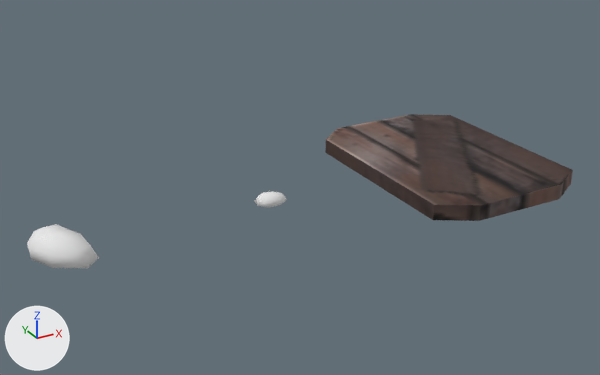
What one commit did to the Blender file one/assets/3D/source/assets.blend.
One viewpoint serves both versions: a 50 mm camera at (-2.19, -6.37, 3.24) aimed at (1.32, 0.02, 0.05). Lighting does not change. The marker at lower left points along +X, +Y and +Z. The first picture is the older version.

Script lines for the objects in view, before the commit:
```python
me_mesh = bpy.data.meshes.new('Mesh')
me_mesh.from_pydata(...)  # 24 vertices, 22 faces; spans x -1.21..1.31, y -0.74..0.87, z -0.48..0.63
me_mesh.polygons.foreach_set('use_smooth', [True] * 22)
me_mesh.materials.append(mat_rocks)  # its picture is missing
me_mesh_001 = bpy.data.meshes.new('Mesh.001')
me_mesh_001.from_pydata(...)  # 24 vertices, 22 faces; spans x -1.76..2.23, y -2.37..2.57, z -0.94..1.23
me_mesh_001.polygons.foreach_set('use_smooth', [True] * 22)
me_mesh_001.materials.append(mat_rocks)  # its picture is missing
me_planks = bpy.data.meshes.new('planks')
me_planks.from_pydata(...)  # 16 vertices, 14 faces; spans x -0.84..0.87, y -1.18..1.22, z -0.08..0.08
me_planks.materials.append(mat_planks)  # picture img_scrap_wood_shield_png
ob_planks = bpy.data.objects.new('Planks', me_planks)
ob_planks.location = (3.0, 0.0, 0.0)
ob_rockmedium = bpy.data.objects.new('RockMedium', me_mesh_001)
ob_rockmedium.location = (-1.0, 0.0, 0.0)
ob_rockmedium.scale = (0.13, 0.13, 0.13)
ob_rocksmall = bpy.data.objects.new('RockSmall', me_mesh)
ob_rocksmall.location = (1.0, 0.0, 0.0)
ob_rocksmall.scale = (0.12, 0.12, 0.12)
```
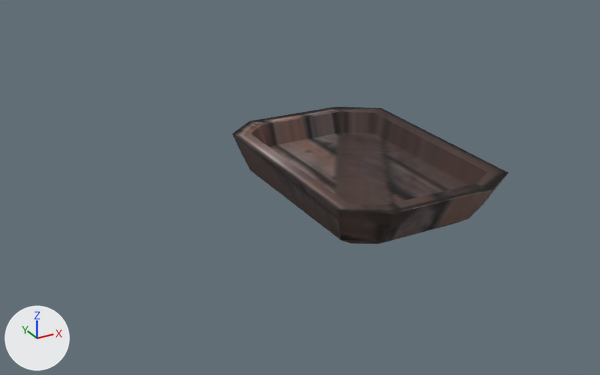
Changed parts and their boxes (x1, y1, x2, y2) in the pictures (600 x 375 px):
'Planks', reshaped, moved (11% wider, 28% taller)
    before: (325, 114, 573, 221)
    after: (233, 107, 508, 244)
'RockMedium', hidden
    before: (27, 224, 99, 268)
'RockSmall', hidden
    before: (255, 191, 287, 207)

What the commit changed:
me_planks is used by ob_planks; location (3.0, 0.0, 0.0).
me_planks had 16 vertices, 14 faces and spanned x -0.84..0.87, y -1.18..1.22, z -0.08..0.08.
me_planks now has 48 vertices, 46 faces and spans x -0.91..0.95, y -1.28..1.32, z -0.19..0.31.
Part 1, on me_planks:
8 vertices are removed from x -0.84..0.87, y -1.18..1.22, z -0.08.
14 faces are deleted.
40 vertices are added at x -0.91..0.95, y -1.28..1.32, z -0.19..0.31.
46 new faces join them.
Object 'Planks' (ob_planks) moves from (3.0, 0.0, 0.0) to (2.0, 0.0, 0.0).
Object 'RockMedium' (ob_rockmedium) moves from (-1.0, 0.0, 0.0) to (-2.0, 0.0, 0.0).
Object 'RockMedium' (ob_rockmedium) is now hidden.
Object 'RockSmall' (ob_rocksmall) moves from (1.0, 0.0, 0.0) to (0.0, 0.0, 0.0).
Object 'RockSmall' (ob_rocksmall) is now hidden.
